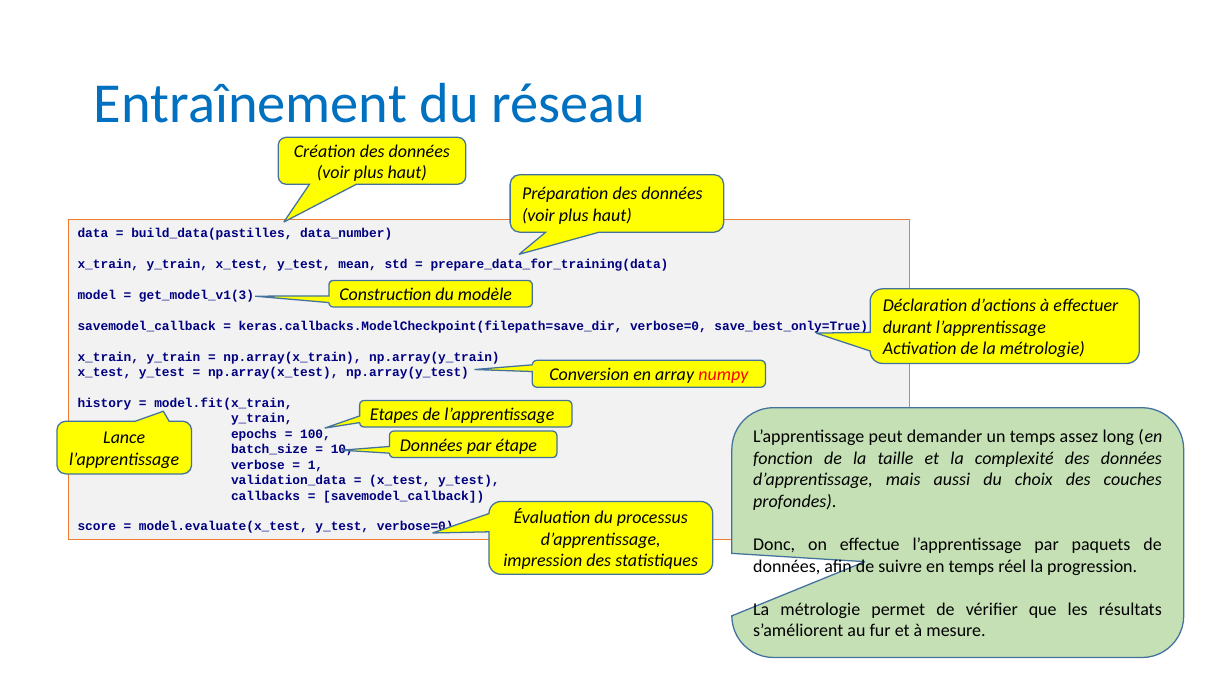
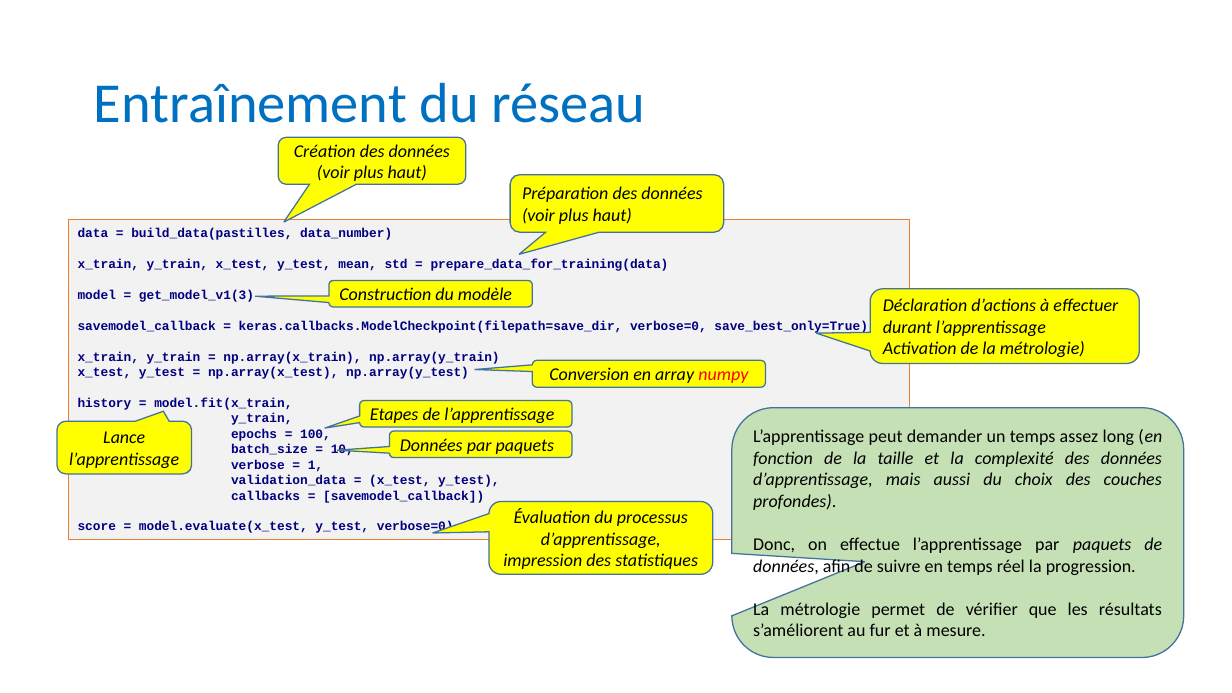
Before and after one commit to anumby-source/RobotServiceJeunesse2023, a slide deck: slide 12 of TCS34725/Apprentissage pour Les pastilles.pptx. Drawn at 1232x693 pixels with LibreOffice and Linux fonts; fonts in the diff are those of the drawing. Boxes give left, top, right and bottom in pixels: in the first picture for what was removed or moved away, otherwise in the second. Text is boxed around its words. In the diff, an @@ line names an element or a change of style, - is before the commit and + after.

Commit message:
fixes sur la présentation pédagogique sur le Réseau de Neurones

```diff
--- a/TCS34725/Apprentissage pour Les pastilles.pptx
+++ b/TCS34725/Apprentissage pour Les pastilles.pptx
@@ rounded speech box "Données par paquets": place and size @@
-rounded speech box "Données par paquets" at <box>389,432,556,458</box>
+rounded speech box "Données par paquets" at <box>389,432,572,458</box>
@@ text in rounded speech box at <box>400,438,555,454</box>: text changed @@
-Données par étape
+Données par paquets
@@ text in rounded speech box at <box>753,537,1162,577</box>: italic on in "paquets de données," @@
```
Also in this commit, not shown: 6 other slides changed, 1 other file.
